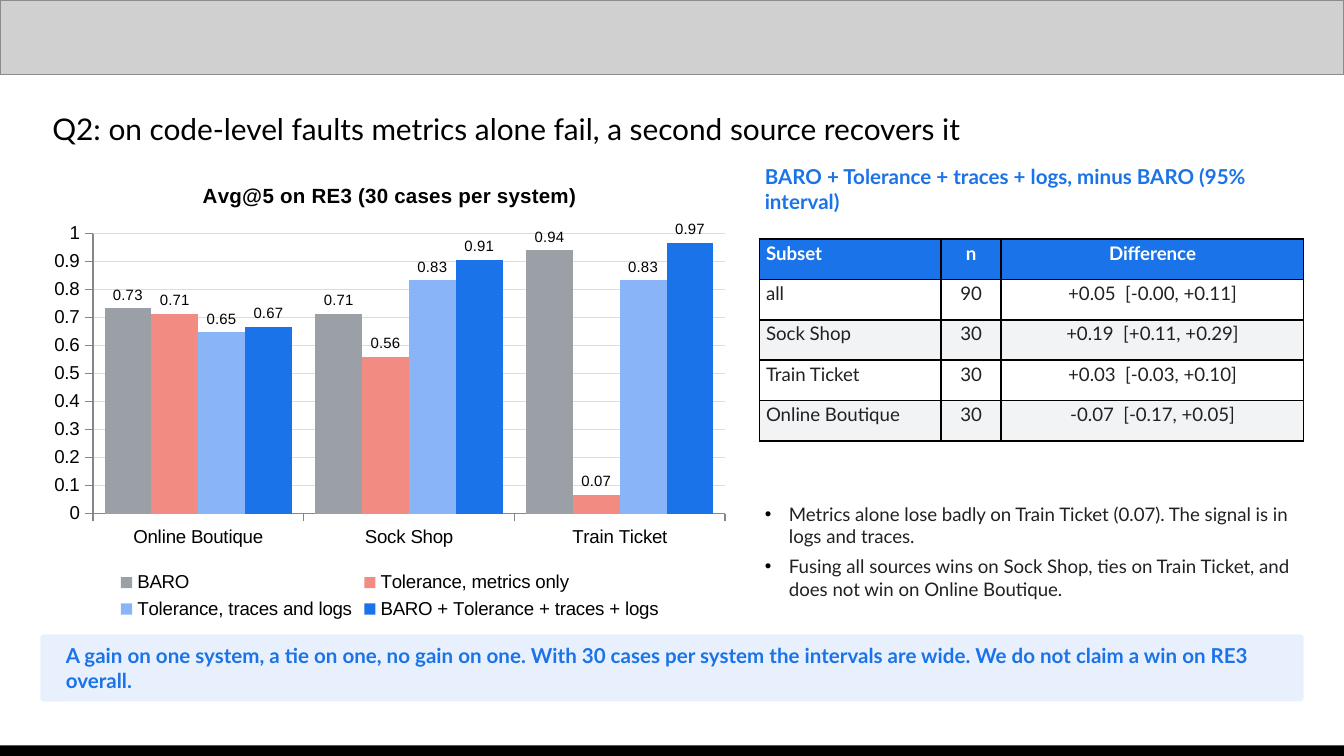
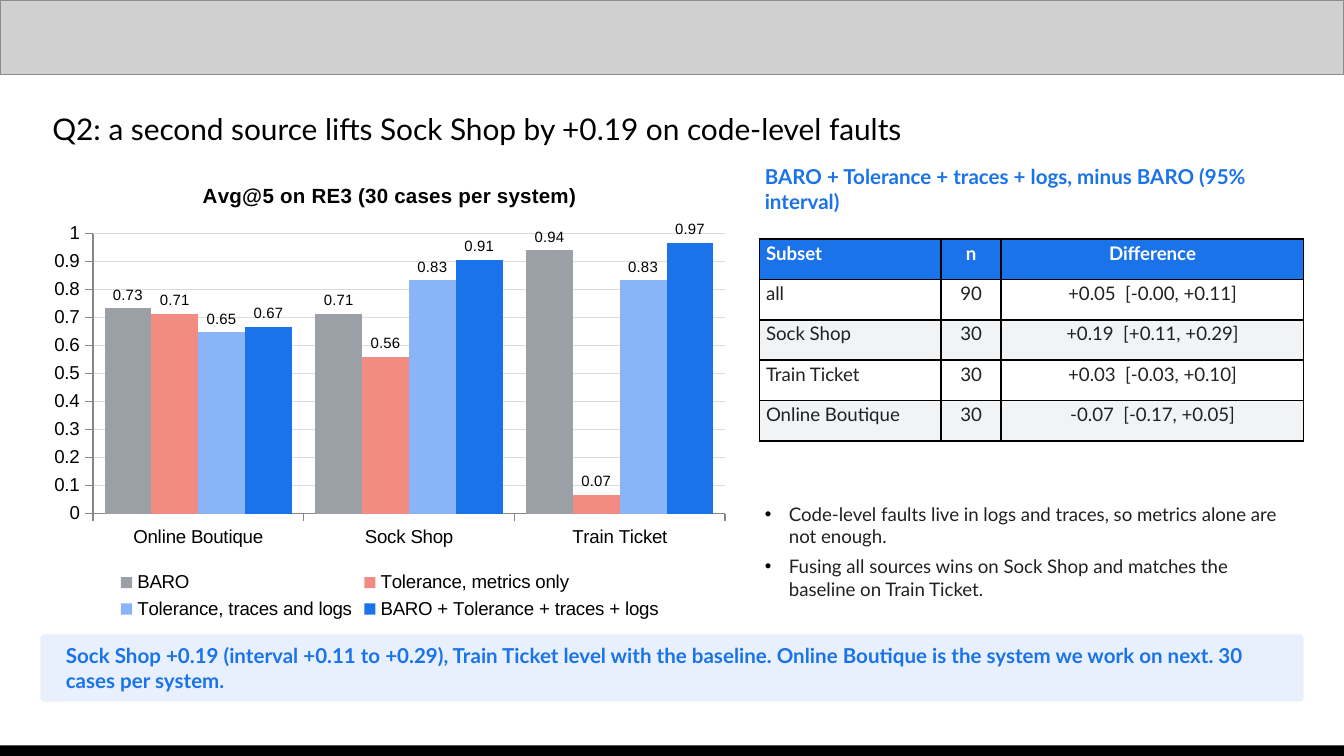
Before and after one commit to shreyash-sharma/tolerance, a slide deck: slide 14 of submission/Tolerance - AI Builder Cup submission.pptx. Drawn at 1344x756 pixels with LibreOffice and Linux fonts; fonts in the diff are those of the drawing; grey boxes stand for pictures. Boxes give left, top, right and bottom in pixels: in the first picture for what was removed or moved away, otherwise in the second. Text is boxed around its words. In the diff, an @@ line names an element or a change of style, - is before the commit and + after.

```diff
--- a/submission/Tolerance - AI Builder Cup submission.pptx
+++ b/submission/Tolerance - AI Builder Cup submission.pptx
@@ text at [52,118,901,145]: text changed @@
-Q2: on code-level faults metrics alone fail, a second source recovers it
+Q2: a second source lifts Sock Shop by +0.19 on code-level faults
@@ text at [789,507,1277,596]: text changed @@
-• Metrics alone lose badly on Train Ticket (0.07). The signal is in logs and traces.
-• Fusing all sources wins on Sock Shop, ties on Train Ticket, and does not win on Online Boutique.
+• Code-level faults live in logs and traces, so metrics alone are not enough.
+• Fusing all sources wins on Sock Shop and matches the baseline on Train Ticket.
@@ text at [66,647,1242,692]: text changed @@
-A gain on one system, a tie on one, no gain on one. With 30 cases per system the intervals are wide. We do not claim a win on RE3 overall.
+Sock Shop +0.19 (interval +0.11 to +0.29), Train Ticket level with the baseline. Online Boutique is the system we work on next. 30 cases per system.
```
Also in this commit, not shown: 4 other slides changed, 2 other files.
